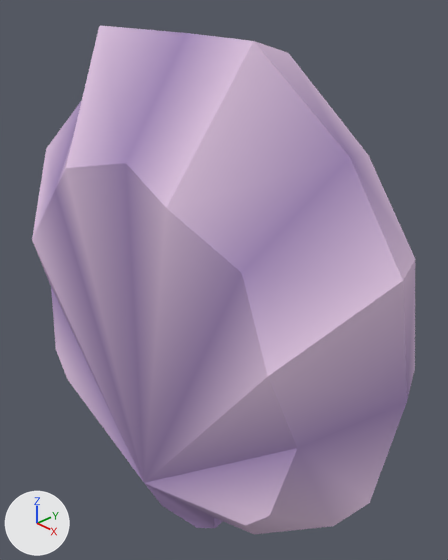
Before and after pictures for a commit that changed the Blender file Assets/Models/Seashell/Bld_Seashell.blend.
Camera for both pictures: a camera (50 mm lens) standing at (0.634, -0.504, 0.4) and looking at (0.036, 0.059, -0.005). Lighting does not change. The marker at lower left points along +X, +Y and +Z. The older version comes first.
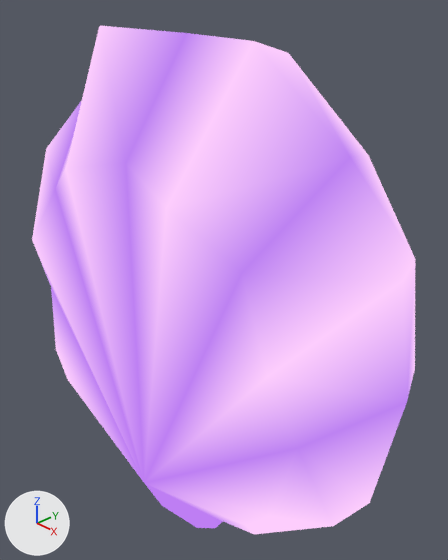
Diff of the bpy script that builds the scene:
```diff
--- a/Assets/Models/Seashell/Bld_Seashell.blend.py
+++ b/Assets/Models/Seashell/Bld_Seashell.blend.py
@@ mat_material_001 @@
 n0 = _N.new('ShaderNodeOutputMaterial'); n0.name = 'Material Output'
 n1 = _N.new('ShaderNodeVertexColor'); n1.name = 'Vertex Color'
-n2 = _N.new('ShaderNodeBsdfDiffuse'); n2.name = 'Diffuse BSDF'
-_L.new(n1.outputs[0], n2.inputs[0])  # 'Color' to 'Color'
-_L.new(n2.outputs[0], n0.inputs[0])  # 'BSDF' to 'Surface'
+_L.new(n1.outputs[0], n0.inputs[0])  # 'Color' to 'Surface'
@@ me_circle @@
 me_circle.from_pydata(...)  # 77 vertices, 102 faces; spans x -0.363..0.363, y -0.098..0.094, z -0.407..0.336
 # used by ob_circle; location = (0.0, 0.0, 0.0)
+# me_circle part 1: 36 faces centred in x -0.164..0.164, y -0.083..0.027, z -0.401..0.064 are repainted in the vertex colours; the middle colour goes from greyish purple #aa91c0 to purple #be7ef3
+# me_circle part 2: 38 faces centred in x -0.333..0.333, y -0.085..0.058, z -0.312..0.255 are repainted in the vertex colours; the middle colour goes from greyish purple #af99c0 to purple #c99af3
+# me_circle part 3: 28 faces centred in x -0.346..0.346, y -0.079..0.067, z -0.294..0.325 are repainted in the vertex colours; the middle colour goes from pale pink #e1c6e4 to pink #fdcdfd
 me_circle.materials.append(mat_material_001)
```

Where the change shows, as pixel boxes [x1, y1, x2, y2] in the pictures (448 x 560 px):
'Circle', recoloured (lighter)
    both: [32, 26, 415, 534]
part 1 of me_circle, recoloured
    both: [127, 192, 223, 528]
part 2 of me_circle, recoloured (lighter)
    both: [32, 26, 407, 525]
part 3 of me_circle, recoloured
    both: [56, 41, 415, 534]
